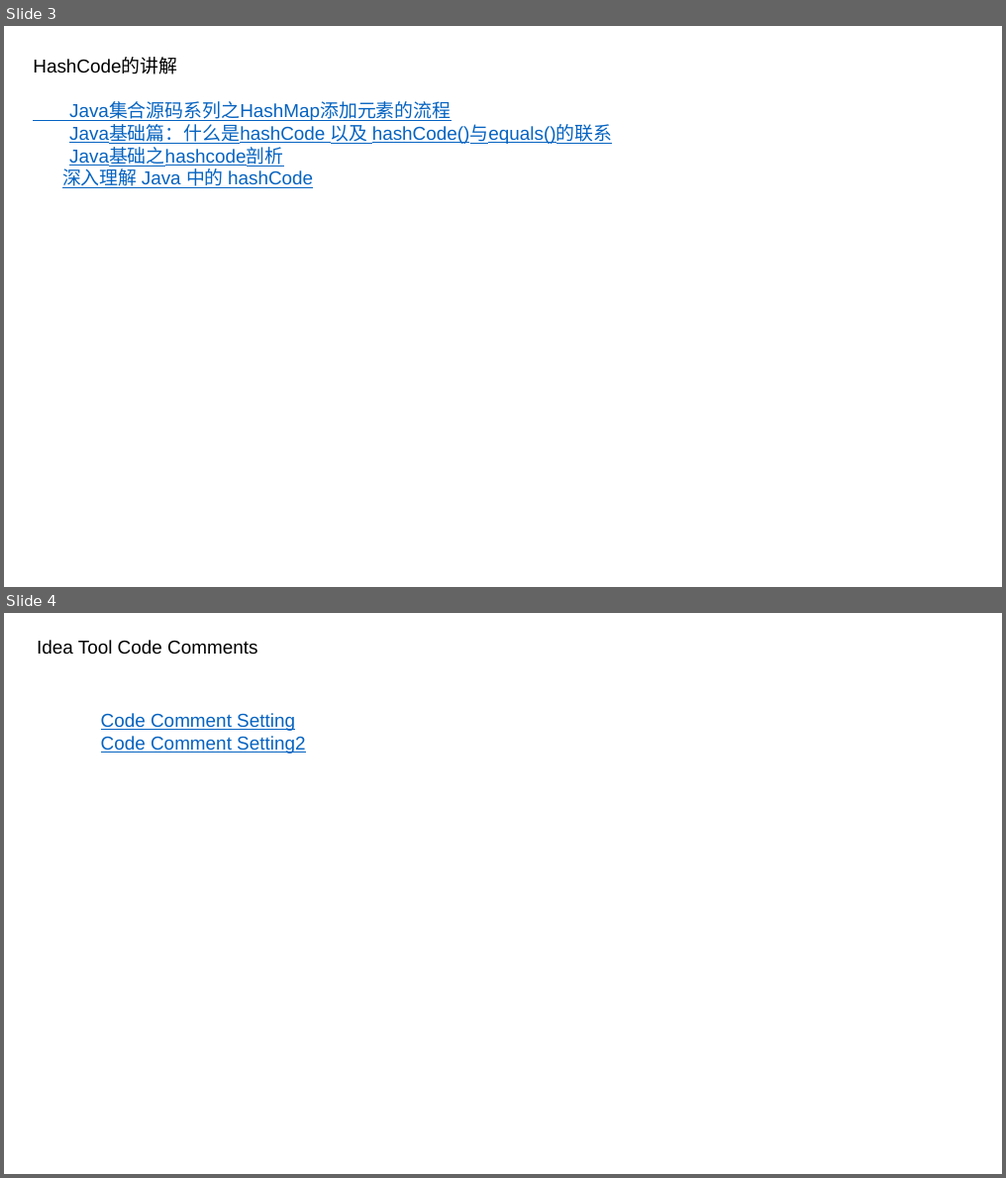
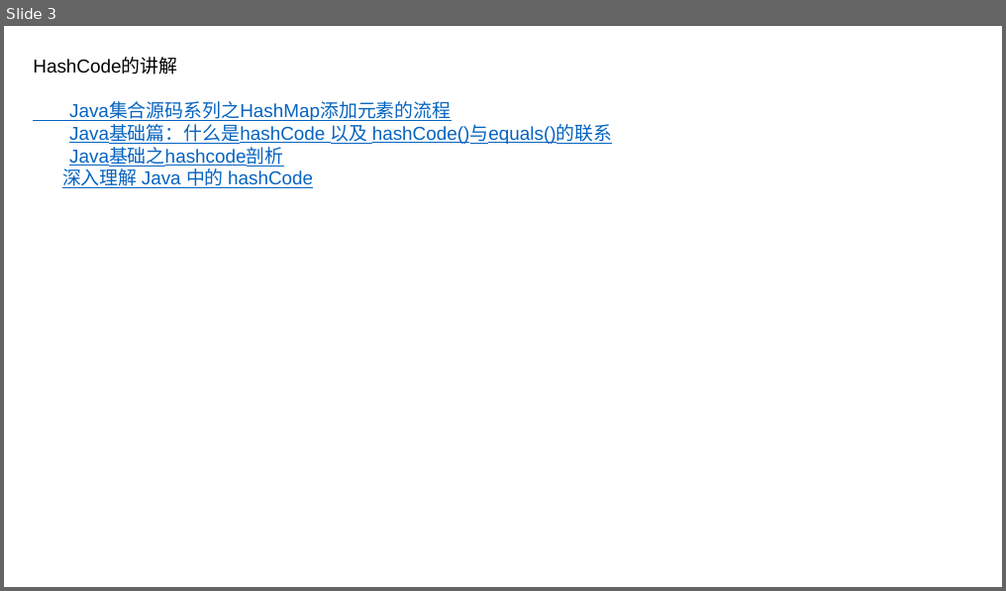
Before and after one commit to luchaojun/JavaSprint, a slide deck: JavaStudyRecord/JavaStudyRecord.pptx. Shown one above the other, each under a label of ours: slides 3 and 4 before the commit, slide 3 after it. The pictures are 1006x1178 and 1006x591 pixels, drawn with LibreOffice and Linux fonts; fonts in the diff are those of the drawing. Boxes give left, top, right and bottom in pixels: in the first picture for what was removed or moved away, otherwise in the second. Text is boxed around its words. In the diff, an @@ line names an element or a change of style, - is before the commit and + after.

Commit message:
Rm some record information

```diff
--- a/JavaStudyRecord/JavaStudyRecord.pptx
+++ b/JavaStudyRecord/JavaStudyRecord.pptx
@@ slide 4 removed at [4,613,1002,1174], background #FFFFFF @@
@@ text removed at [37,640,257,655] @@
-Idea Tool Code Comments
@@ text removed at [101,713,305,754] @@
-Code Comment Setting
-Code Comment Setting2
```
